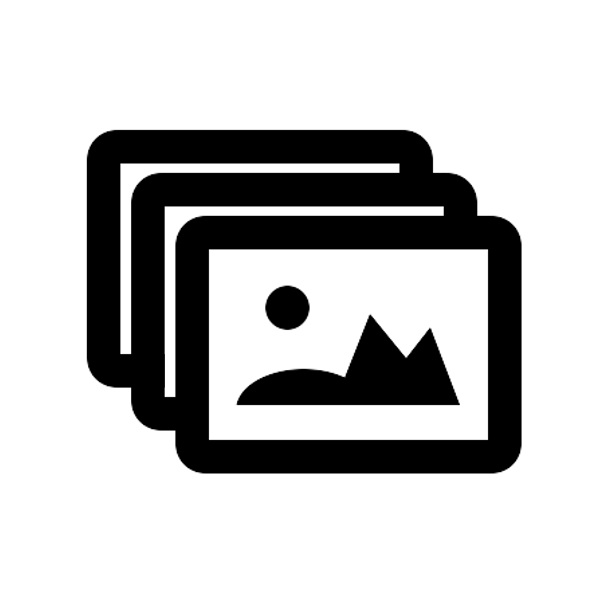
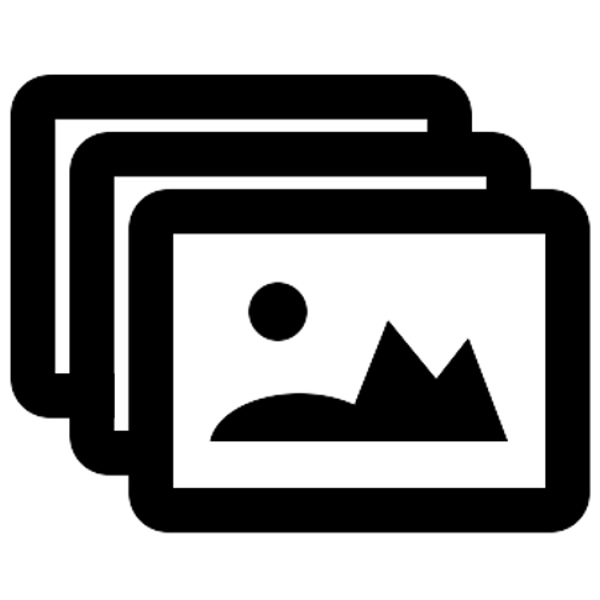
Layered file, before and after one edit (600x600). Changes by layer:
painted on "Pasted Layer #1" over [69, 130, 533, 477]
painted on "Pasted Layer" over [9, 73, 473, 419]
painted on "Layer" over [208, 281, 509, 443]
painted on "Background" over [127, 187, 591, 534]
